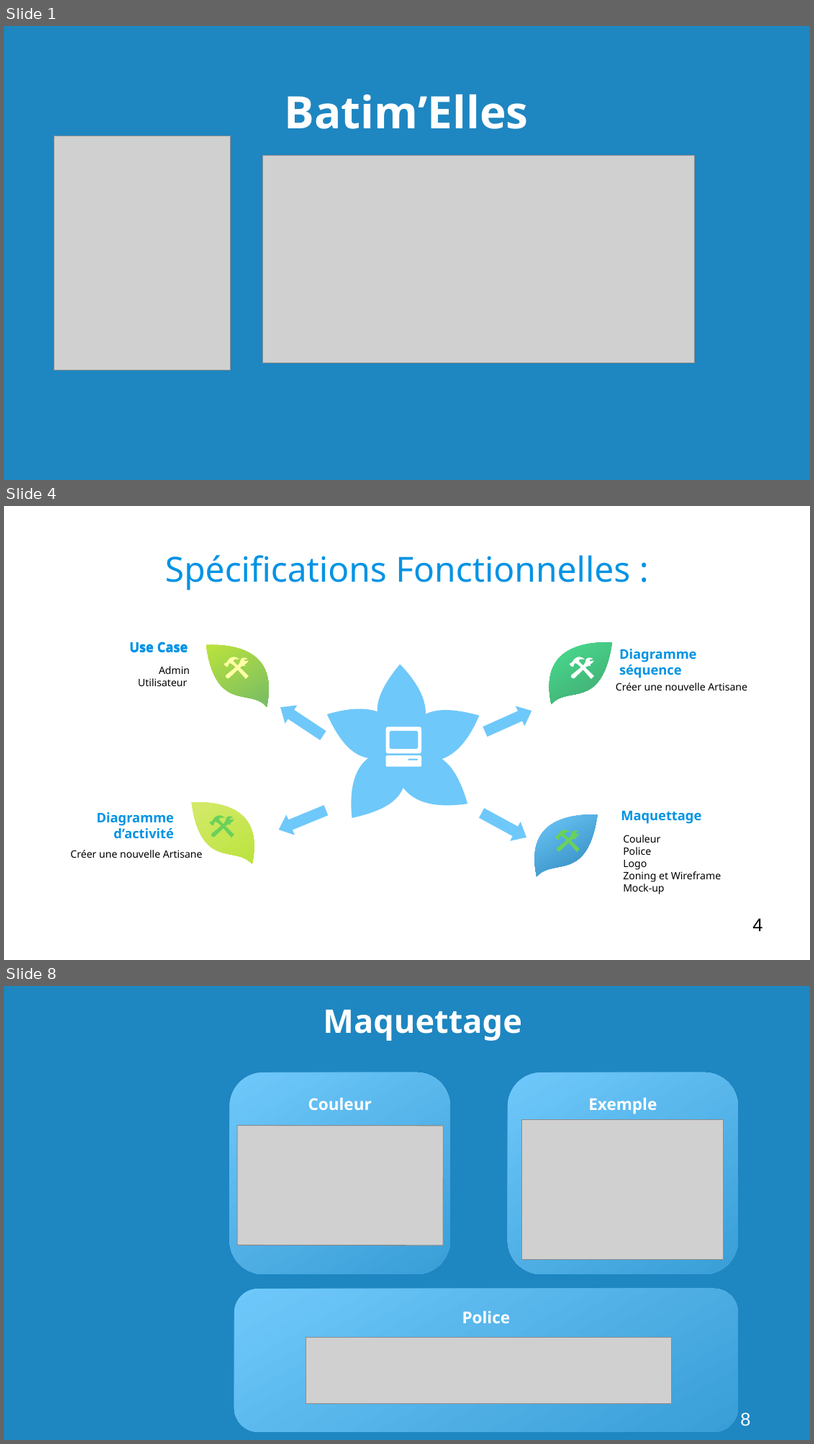
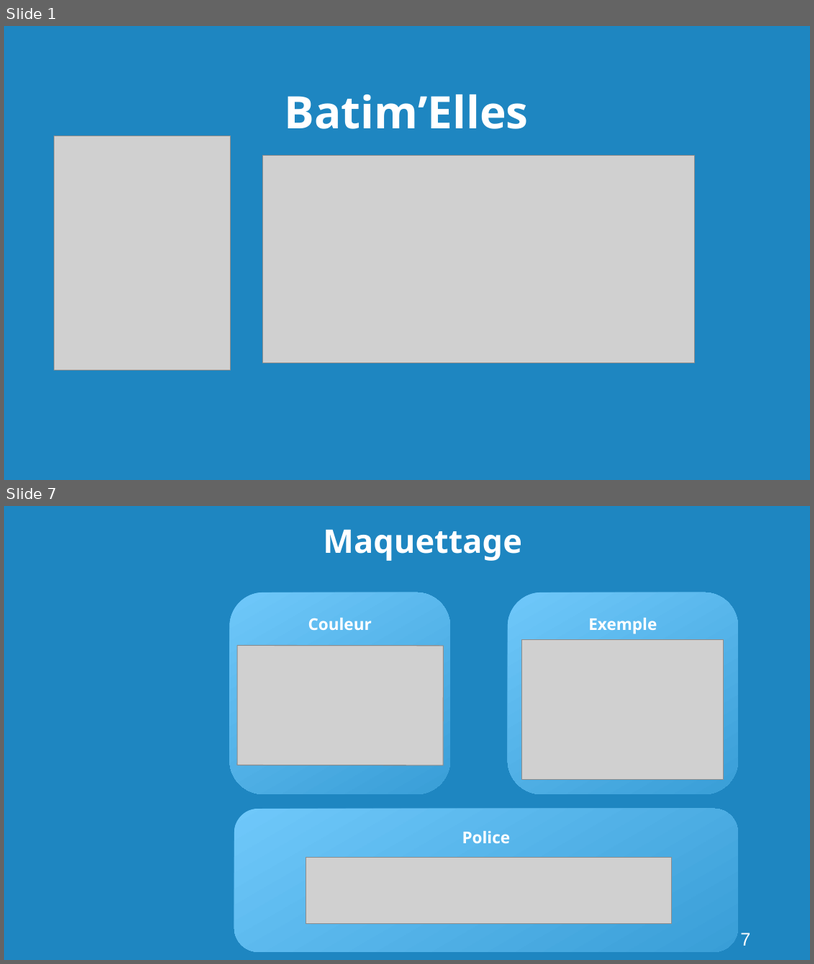
Before and after one commit to Georgie1502/Dossier, a slide deck: 3_Mon_Projet_Fil_Rouge/1_Cahier_des_charges/Presentation Batimelles.odp. Shown one above the other, each under a label of ours: slides 1, 4 and 8 before the commit, slides 1 and 7 after it; the slides between them are not shown. The pictures are 814x1444 and 814x964 pixels, drawn with LibreOffice and Linux fonts; fonts in the diff are those of the drawing; grey boxes stand for pictures; background and template pictures are left out. Boxes give left, top, right and bottom in pixels: in the first picture for what was removed or moved away, otherwise in the second. Text is boxed around its words. In the diff, an @@ line names an element or a change of style, - is before the commit and + after.

```diff
--- a/3_Mon_Projet_Fil_Rouge/1_Cahier_des_charges/Presentation Batimelles.odp
+++ b/3_Mon_Projet_Fil_Rouge/1_Cahier_des_charges/Presentation Batimelles.odp
@@ slide 4 removed at (4,506,810,960), background #FFFFFF @@
@@ text removed at (165,555,630,590) @@
-Spécifications Fonctionnelles :
@@ text removed at (63,635,195,658) @@
-Use Case
@@ text removed at (129,641,188,653) @@
-Use Case
@@ freeform shape removed at (206,644,269,706) @@
@@ freeform shape removed at (224,656,249,679) @@
@@ freeform shape removed at (550,642,613,704) @@
@@ freeform shape removed at (570,656,594,679) @@
@@ text removed at (620,649,697,678) @@
-Diagramme séquence
@@ text removed at (138,666,190,686) @@
-Admin
-Utilisateur
@@ freeform shape removed at (327,664,480,818) @@
@@ left arrow removed at (275,698,329,744) @@
@@ text removed at (616,682,748,690) @@
-Créer une nouvelle Artisane
@@ left arrow removed at (481,700,537,741) @@
@@ freeform shape removed at (386,727,422,767) @@
@@ freeform shape removed at (191,802,255,864) @@
@@ left arrow removed at (275,800,330,840) @@
@@ left arrow removed at (477,803,532,847) @@
@@ text removed at (97,812,175,839) @@
-Diagramme d’activité
@@ freeform shape removed at (210,816,234,837) @@
@@ freeform shape removed at (535,814,598,876) @@
@@ freeform shape removed at (556,829,581,852) @@
@@ text removed at (621,811,702,824) @@
-Maquettage
@@ text removed at (70,849,203,857) @@
-Créer une nouvelle Artisane
@@ text removed at (623,834,722,894) @@
-Couleur
-Police
-Logo
-Zoning et Wireframe
-Mock-up
@@ page number removed at (753,918,763,931) @@
-4
@@ what was slide 8 is now slide 7 @@
@@ page number at (741,932,751,945): text changed @@
-8
+7
```
Also in this commit, not shown: 9 slides changed, 6 slides added, 2 other slides removed, 6 other files.
